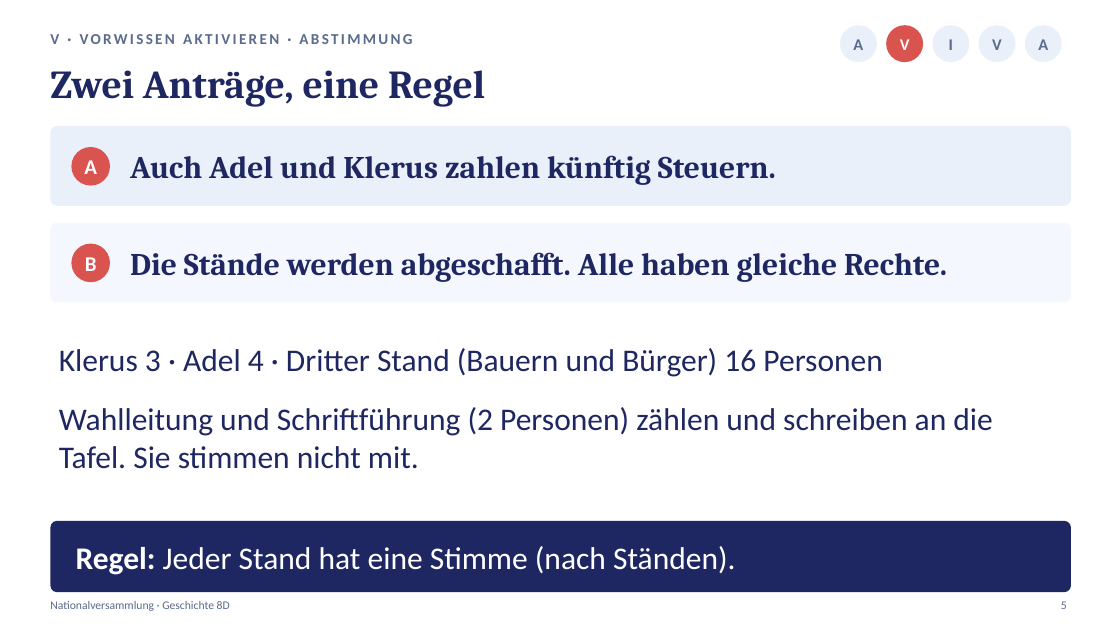
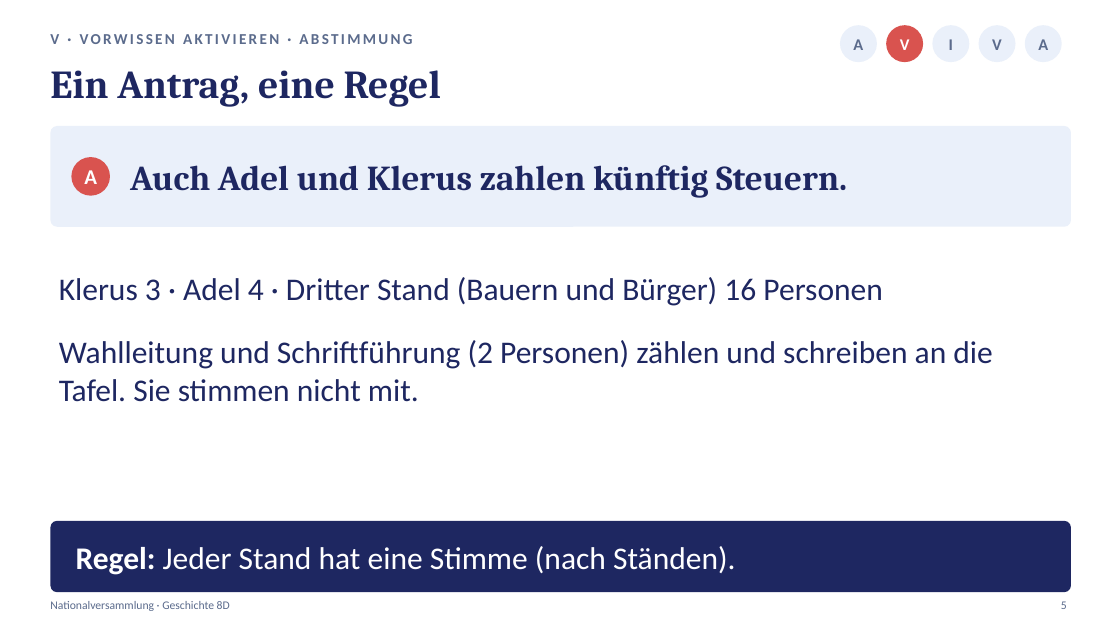
Before and after one commit to golzkonstantin-gif/Schule, a slide deck: slide 5 of Geschichte_8D/Stunde2_Nationalversammlung/Praesentation_Stunde2_Nationalversammlung_8D.pptx. Drawn at 1120x630 pixels with LibreOffice and Linux fonts; fonts in the diff are those of the drawing. Boxes give left, top, right and bottom in pixels: in the first picture for what was removed or moved away, otherwise in the second. Text is boxed around its words. In the diff, an @@ line names an element or a change of style, - is before the commit and + after.

```diff
--- a/Geschichte_8D/Stunde2_Nationalversammlung/Praesentation_Stunde2_Nationalversammlung_8D.pptx
+++ b/Geschichte_8D/Stunde2_Nationalversammlung/Praesentation_Stunde2_Nationalversammlung_8D.pptx
@@ text at (x1=50, y1=70, x2=441, y2=107): text changed @@
-Zwei Anträge, eine Regel
+Ein Antrag, eine Regel
@@ rounded rectangle resized from (x1=50, y1=126, x2=1071, y2=206) to (x1=50, y1=126, x2=1071, y2=227) @@
@@ rounded rectangle at (x1=50, y1=126, x2=1071, y2=227): proportions changed @@
@@ text "Auch Adel und Klerus zahlen ..." at (x1=130, y1=165, x2=847, y2=198): size 27 to 30 pt @@
@@ text "A" moved from (x1=84, y1=160, x2=97, y2=174) to (x1=84, y1=170, x2=97, y2=184) @@
@@ ellipse moved from (x1=71, y1=147, x2=110, y2=186) to (x1=71, y1=157, x2=110, y2=196) @@
@@ rounded rectangle removed at (x1=50, y1=223, x2=1071, y2=302) @@
@@ text "Klerus 3 · Adel 4 ..." moved from (x1=59, y1=348, x2=882, y2=377) to (x1=59, y1=277, x2=882, y2=306) @@
@@ ellipse removed at (x1=71, y1=244, x2=110, y2=282) @@
@@ text removed at (x1=85, y1=257, x2=97, y2=271) @@
-B
@@ text removed at (x1=130, y1=252, x2=947, y2=282) @@
-Die Stände werden abgeschafft. Alle haben gleiche Rechte.
@@ text "Wahlleitung und Schriftführung (2 Personen) ..." moved from (x1=59, y1=407, x2=992, y2=469) to (x1=59, y1=340, x2=992, y2=402) @@
```
Also in this commit, not shown: 4 other slides changed, 13 other files.
